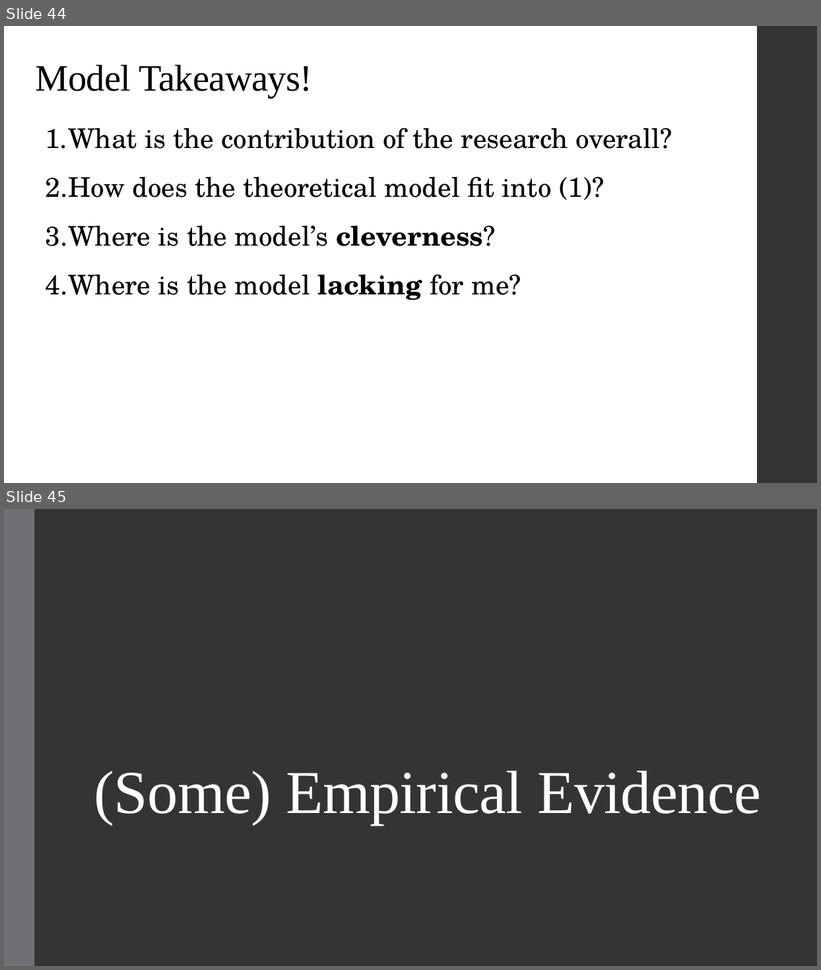
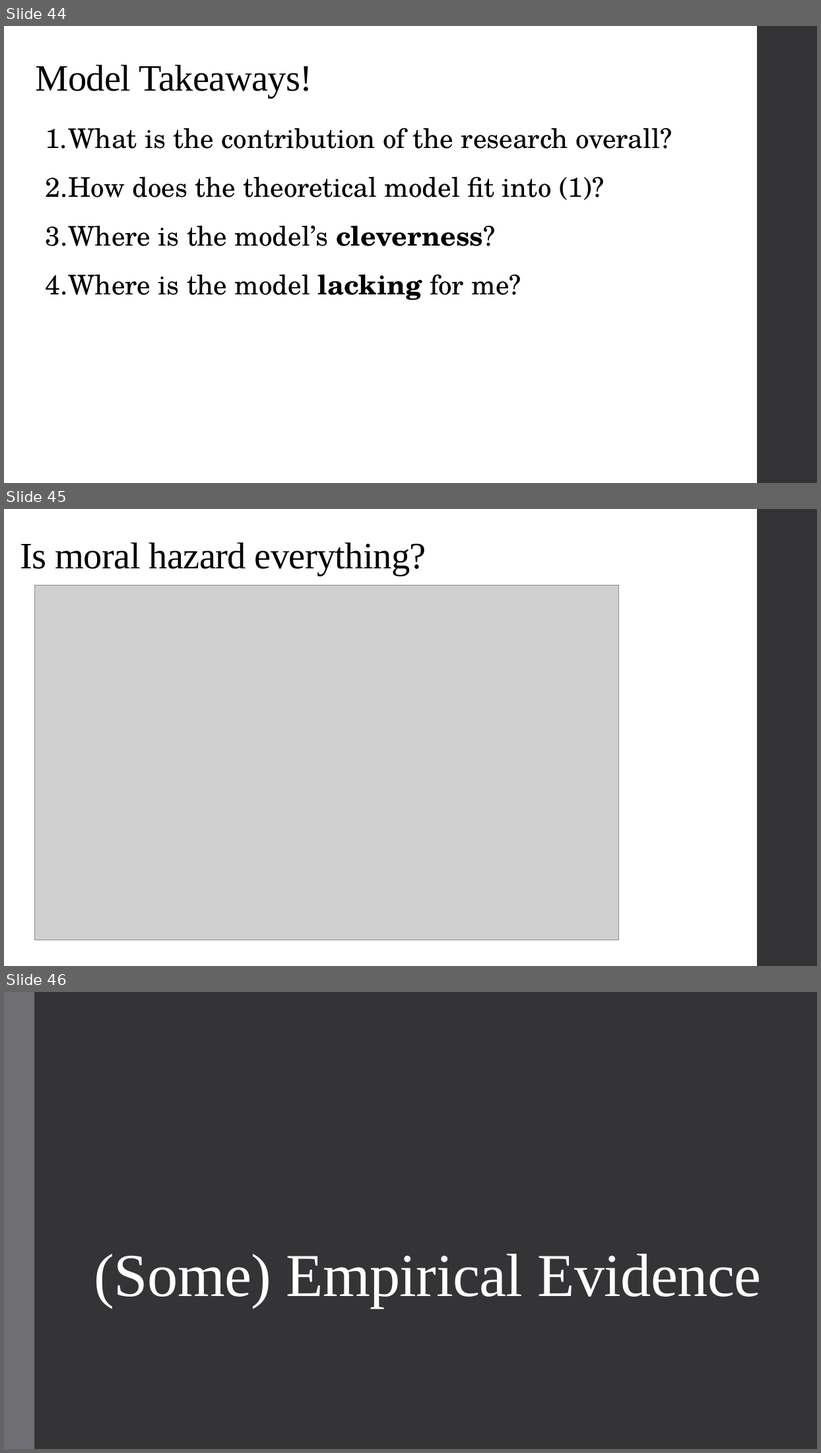
Before and after one commit to alex-hoagland/HAD6750H, a slide deck: Lecture02_MoralHazard/L2Slides_MoralHazard_2023W.pptx. Shown one above the other, each under a label of ours: slides 44 and 45 before the commit, slides 44, 45 and 46 after it. The pictures are 821x970 and 821x1453 pixels, drawn with LibreOffice and Linux fonts; fonts in the diff are those of the drawing; grey boxes stand for pictures. Boxes give left, top, right and bottom in pixels: in the first picture for what was removed or moved away, otherwise in the second. Text is boxed around its words. In the diff, an @@ line names an element or a change of style, - is before the commit and + after.

```diff
--- a/Lecture02_MoralHazard/L2Slides_MoralHazard_2023W.pptx
+++ b/Lecture02_MoralHazard/L2Slides_MoralHazard_2023W.pptx
@@ slide 45 added at (4, 509, 817, 966), background #FFFFFF; not listed: 1 template element that a slide beside it also shows @@
@@ title added at (20, 542, 426, 576), 44 pt, text #000000 @@
+Is moral hazard everything?
@@ picture added at (34, 586, 619, 940) @@
@@ what was slide 45 is now slide 46 @@
```
Also in this commit, not shown: 7 slides changed, 1 other file.
